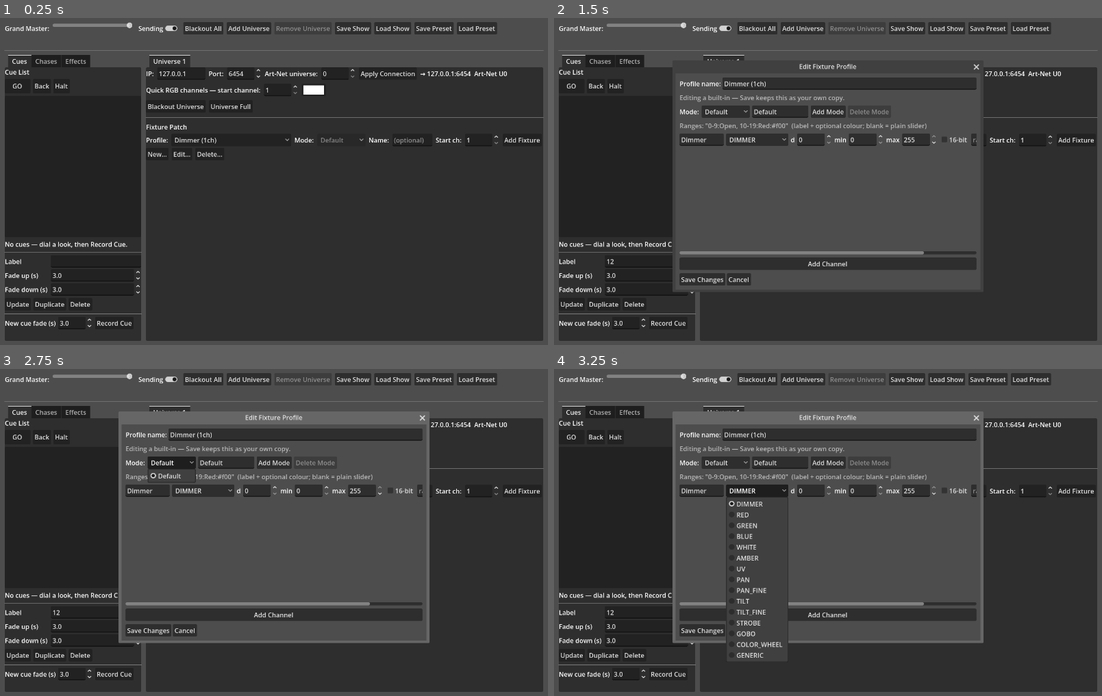
Above: before the commit, frames 1-4 (two rows, left to right).
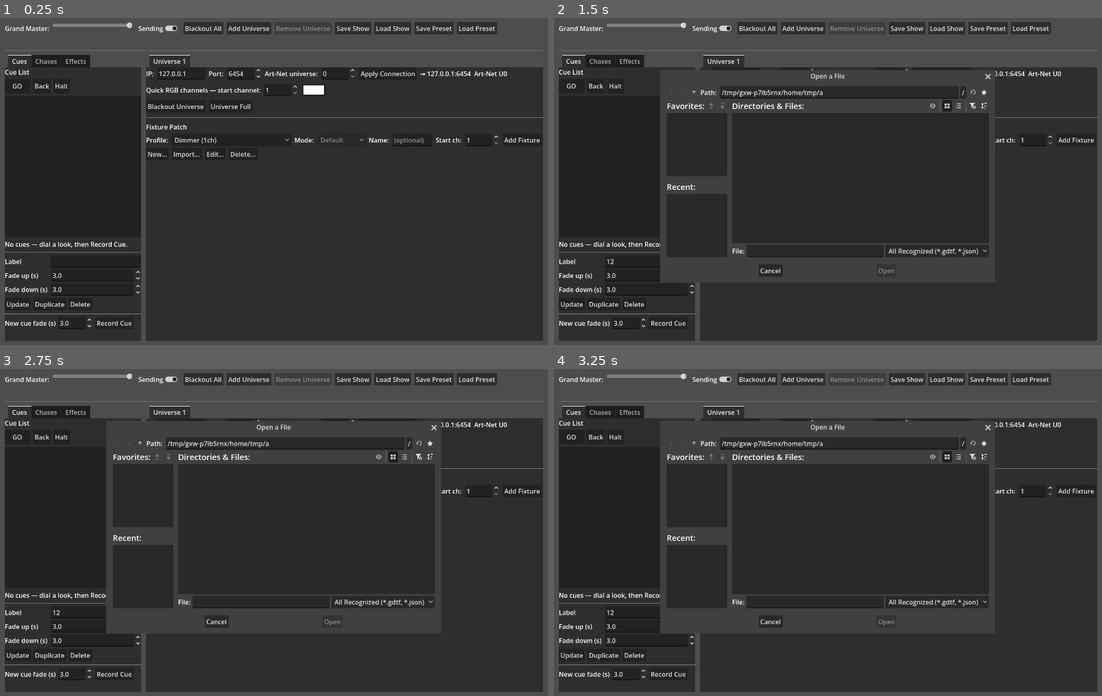
Above: after the commit, the same moments.

Repository: KonajuGames/slight-dmx-controller
Game: Godot game, scene res://main.tscn
Two runs of this game, one before a commit and one after it. Both use one fixed random seed, a clock stepped at 60 frames per second and the inputs below.
Inputs (mouse positions are in pixels of both pictures, inside the frame that each line leads up to):
- Up to frame 1 (0.25 s): no input
- Up to frame 2 (1.5 s): click (652, 259) at 0.52 s; type "12" at 0.6 s; click (740, 155) at 1.25 s, where only the run after the commit has a clickable "Import..."
- Up to frame 3 (2.75 s): click (169, 463) at 2 s, where only the run before the commit has a clickable "Default"
- Up to frame 4 (3.25 s): click (756, 489) at 2.75 s, where only the run before the commit has a clickable "DIMMER"

The runs differ from the first frame. In frame 1, 0.1% of the frame differs, in the area x 31-47%, y 40-43%; in frame 2, 26%; in frame 3, 29%, in the area x 19-81%, y 12-84%; in frame 4, 26%.

Commit message:
Add import of GDTF and OFL fixture definitions

Diff:
--- a/dmx_controller.gd
+++ b/dmx_controller.gd
@@ -370,10 +370,57 @@
 	match action:
 		"new":
 			_open_profile_dialog(null)
+		"import":
+			_import_profile()
 		"edit":
 			_open_profile_dialog(profile)
 		"delete":
 			_delete_profile(profile)
+
+
+## Pick a .gdtf or Open Fixture Library .json and add it as a custom
+## profile (opened in the editor afterwards for review).
+func _import_profile() -> void:
+	var fd := FileDialog.new()
+	fd.title = "Import Fixture Definition (GDTF / Open Fixture Library)"
+	fd.file_mode = FileDialog.FILE_MODE_OPEN_FILE
+	fd.access = FileDialog.ACCESS_FILESYSTEM
+	fd.add_filter("*.gdtf", "GDTF fixture")
+	fd.add_filter("*.json", "Open Fixture Library JSON")
+	fd.use_native_dialog = true
+	add_child(fd)
+	fd.file_selected.connect(func(path: String):
+		_do_import(path)
+		fd.queue_free()
+	)
+	fd.canceled.connect(func(): fd.queue_free())
+	fd.popup_centered_ratio(0.6)
+
+
+func _do_import(path: String) -> void:
+	var res := FixtureImport.from_path(path)
+	if res.has("error"):
+		status_label.text = "Import failed: %s" % res["error"]
+		return
+
+	var profile: FixtureProfile = res["profile"]
+	var base_id := _safe_profile_id(profile.id if profile.id.strip_edges() != "" else profile.profile_name)
+	profile.id = base_id if not _id_in_use(base_id) else _unique_profile_id(base_id)
+
+	var f := FileAccess.open(PROFILES_DIR + "/%s.json" % profile.id, FileAccess.WRITE)
+	if f:
+		f.store_string(JSON.stringify(profile.to_dict()))
+		f.close()
+	available_profiles.append(profile)
+	_refresh_all_profile_options(true)
+
+	var warns: Array = res.get("warnings", [])
+	var msg := "Imported '%s' — %d mode(s), %d ch." % [
+		profile.profile_name, profile.mode_count(), profile.channel_count(0)]
+	if not warns.is_empty():
+		msg += "  %d approximation(s); check it in Edit..." % warns.size()
+		push_warning("Fixture import notes:\n- " + "\n- ".join(warns))
+	status_label.text = msg
 
 
 ## Confirm, then delete a custom profile's file (reverting to the built-in
--- /dev/null
+++ b/fixture_import.gd
@@ -0,0 +1,477 @@
+class_name FixtureImport
+extends RefCounted
+## Imports external fixture definitions into `FixtureProfile`:
+##   - GDTF  — a ".gdtf" ZIP holding "description.xml" (DIN SPEC 15800 /
+##     GDTF-Share downloads).
+##   - Open Fixture Library — a single-fixture ".json" (the "Download as
+##     JSON" button on open-fixture-library.org, or a raw file from the
+##     project's GitHub).
+##
+## Best-effort: channels that don't map cleanly become GENERIC and a
+## `warnings` list explains what was approximated.
+##
+## Every entry point returns either
+##   { "profile": FixtureProfile, "warnings": Array[String] }
+## or
+##   { "error": String }.
+
+const _MAX_FOOTPRINT := 512
+
+
+static func from_path(path: String) -> Dictionary:
+	if not FileAccess.file_exists(path):
+		return {"error": "File not found."}
+	var low := path.to_lower()
+	if low.ends_with(".gdtf"):
+		return _from_gdtf_path(path)
+	if low.ends_with(".json"):
+		var f := FileAccess.open(path, FileAccess.READ)
+		var parsed = JSON.parse_string(f.get_as_text())
+		f.close()
+		if not (parsed is Dictionary):
+			return {"error": "Not a JSON object."}
+		if parsed.has("availableChannels"):
+			return from_ofl(parsed)
+		if parsed.has("modes") or parsed.has("channels"):
+			return {"profile": FixtureProfile.from_dict(parsed), "warnings": []}
+		return {"error": "Unrecognised JSON (expected an Open Fixture Library fixture)."}
+	return {"error": "Unsupported file type — need .gdtf or .json."}
+
+
+# ============================================================ SHARED ==
+
+static func _role_for(raw: String) -> String:
+	var s := raw.to_lower()
+	if "dimmer" in s or "intensity" in s or s == "master" or "master dim" in s:
+		return "DIMMER"
+	if "coloradd_r" in s or "colorrgb_red" in s or s == "red" or s == "r":
+		return "RED"
+	if "coloradd_g" in s or "colorrgb_green" in s or s == "green" or s == "g":
+		return "GREEN"
+	if "coloradd_b" in s or "colorrgb_blue" in s or s == "blue" or s == "b":
+		return "BLUE"
+	if "coloradd_w" in s or s == "white" or s == "w" or "warm white" in s or "cool white" in s:
+		return "WHITE"
+	if "coloradd_a" in s or s == "amber" or s == "a":
+		return "AMBER"
+	if "coloradd_uv" in s or s == "uv" or "ultraviolet" in s:
+		return "UV"
+	if "pan" in s and "span" not in s:
+		return "PAN"
+	if "tilt" in s:
+		return "TILT"
+	if "gobo" in s:
+		return "GOBO"
+	if "color" in s and ("wheel" in s or "macro" in s or "1" in s):
+		return "COLOR_WHEEL"
+	if "cto" in s or "ctb" in s or "ctc" in s or "colortemp" in s:
+		return "COLOR_WHEEL"
+	if "strob" in s or "shutter" in s:
+		return "STROBE"
+	return "GENERIC"
+
+
+static func _fine_role(coarse_role: String) -> String:
+	match coarse_role:
+		"PAN": return "PAN_FINE"
+		"TILT": return "TILT_FINE"
+		_: return "GENERIC"
+
+
+static func _safe_id_hint(s: String) -> String:
+	var out := ""
+	for ch in s.to_lower():
+		if (ch >= "a" and ch <= "z") or (ch >= "0" and ch <= "9"):
+			out += ch
+		elif ch == " " or ch == "-" or ch == "_" or ch == "/":
+			out += "_"
+	while out.begins_with("_"):
+		out = out.substr(1)
+	while out.ends_with("_"):
+		out = out.substr(0, out.length() - 1)
+	return out if out != "" else "imported"
+
+
+static func _srgb_gamma(c: float) -> float:
+	c = clampf(c, 0.0, 1.0)
+	if c <= 0.0031308:
+		return 12.92 * c
+	return 1.055 * pow(c, 1.0 / 2.4) - 0.055
+
+
+## CIE "x,y,Y" (GDTF ColorCIE) -> "#rrggbb", or "" if unusable.
+static func _cie_to_hex(cie: String) -> String:
+	var parts := cie.strip_edges().split(",")
+	if parts.size() < 3:
+		return ""
+	var x := float(parts[0])
+	var y := float(parts[1])
+	var big_y := float(parts[2]) / 100.0
+	if y <= 0.0001:
+		return ""
+	big_y = clampf(big_y, 0.05, 1.0)  # keep swatches visible
+	var xf := (x / y) * big_y
+	var zf := ((1.0 - x - y) / y) * big_y
+	var r := 3.2406 * xf - 1.5372 * big_y - 0.4986 * zf
+	var g := -0.9689 * xf + 1.8758 * big_y + 0.0415 * zf
+	var b := 0.0557 * xf - 0.2040 * big_y + 1.0570 * zf
+	var col := Color(_srgb_gamma(r), _srgb_gamma(g), _srgb_gamma(b))
+	return "#" + col.to_html(false)
+
+
+# ============================================================== GDTF ==
+
+static func _from_gdtf_path(path: String) -> Dictionary:
+	var zip := ZIPReader.new()
+	if zip.open(path) != OK:
+		return {"error": "Can't open .gdtf (not a ZIP archive?)."}
+	if not zip.file_exists("description.xml"):
+		zip.close()
+		return {"error": "No description.xml inside the .gdtf archive."}
+	var xml := zip.read_file("description.xml")
+	zip.close()
+	return from_gdtf_xml(xml)
+
+
+static func from_gdtf_xml(xml: PackedByteArray) -> Dictionary:
+	var root := _parse_xml(xml)
+	var ft = _kid(_kid(root, "GDTF"), "FixtureType")
+	if ft == null:
+		return {"error": "description.xml has no <FixtureType>."}
+
+	var warnings: Array = []
+	var maker := String(ft["attrs"].get("Manufacturer", ""))
+	var model := String(ft["attrs"].get("LongName", ft["attrs"].get("Name", "GDTF Fixture")))
+	var fixture_name := (maker + " " + model).strip_edges() if maker != "" else model
+
+	var wheels := _gdtf_wheels(ft)
+
+	var modes_node = _kid(ft, "DMXModes")
+	var mode_nodes := _kids(modes_node, "DMXMode")
+	if mode_nodes.is_empty():
+		return {"error": "No <DMXMode> found."}
+
+	var modes: Array = []
+	for mn in mode_nodes:
+		modes.append(_gdtf_mode(mn, wheels, warnings))
+
+	var id := _safe_id_hint(fixture_name)
+	var profile := FixtureProfile.new(id, fixture_name, [], modes)
+	return {"profile": profile, "warnings": warnings}
+
+
+static func _gdtf_wheels(ft) -> Dictionary:
+	var out := {}
+	var wheels_node = _kid(ft, "Wheels")
+	if wheels_node == null:
+		return out
+	for w in _kids(wheels_node, "Wheel"):
+		var slots: Array = []
+		for s in _kids(w, "Slot"):
+			slots.append({
+				"name": String(s["attrs"].get("Name", "")),
+				"color": _cie_to_hex(String(s["attrs"].get("Color", ""))),
+			})
+		out[String(w["attrs"].get("Name", ""))] = slots
+	return out
+
+
+static func _dmx_int(v: String) -> int:
+	# GDTF DMXValue is "value/bytes" (e.g. "10/1", "32768/2"). Take value.
+	return int(v.split("/")[0])
+
+
+static func _gdtf_default(dc, funcs: Array) -> int:
+	var chosen = null
+	var initial := String(dc["attrs"].get("InitialFunction", ""))
+	if initial != "":
+		var want := initial.get_slice(".", initial.get_slice_count(".") - 1)
+		for cf in funcs:
+			if String(cf["attrs"].get("Name", "")) == want:
+				chosen = cf
+				break
+	if chosen == null and not funcs.is_empty():
+		chosen = funcs[0]
+	if chosen == null:
+		return 0
+	var d := String(chosen["attrs"].get("Default", "0/1"))
+	return _dmx_int(d)
+
+
+static func _gdtf_mode(mn, wheels: Dictionary, warnings: Array) -> Dictionary:
+	var mode_name := String(mn["attrs"].get("Name", "Mode"))
+	var dmx_channels := _kids(_kid(mn, "DMXChannels"), "DMXChannel")
+
+	var slots := {}   # 1-based offset -> channel dict
+	var footprint := 0
+
+	for dc in dmx_channels:
+		var offset_str := String(dc["attrs"].get("Offset", "")).strip_edges()
+		if offset_str == "" or offset_str.to_lower() == "none":
+			continue  # virtual channel — no DMX footprint
+		var offs: Array = []
+		for tok in offset_str.split(","):
+			var n := int(tok.strip_edges())
+			if n >= 1 and n <= _MAX_FOOTPRINT:
+				offs.append(n)
+		if offs.is_empty():
+			continue
+
+		var funcs: Array = []
+		var attr := ""
+		for lc in _kids(dc, "LogicalChannel"):
+			if attr == "":
+				attr = String(lc["attrs"].get("Attribute", ""))
+			for cf in _kids(lc, "ChannelFunction"):
+				funcs.append(cf)
+		if attr == "" and not funcs.is_empty():
+			attr = String(funcs[0]["attrs"].get("Attribute", ""))
+
+		var role := _role_for(attr)
+		var cname := attr if attr != "" else "Ch %d" % offs[0]
+		var dval := _gdtf_default(dc, funcs)
+		var is16 := dval > 255 or offs.size() >= 2
+		var coarse_default := (dval >> 8) if dval > 255 else dval
+		var fine_default := (dval & 0xFF) if dval > 255 else 0
+
+		var ranges: Array = []
+		if funcs.size() > 1 or role == "COLOR_WHEEL" or role == "GOBO":
+			for fi in range(funcs.size()):
+				var cf = funcs[fi]
+				var lo := _dmx_int(String(cf["attrs"].get("DMXFrom", "0/1")))
+				var hi := 255
+				if fi + 1 < funcs.size():
+					hi = maxi(lo, _dmx_int(String(funcs[fi + 1]["attrs"].get("DMXFrom", "255/1"))) - 1)
+				var color := ""
+				var wname := String(cf["attrs"].get("Wheel", ""))
+				if wname != "" and wheels.has(wname):
+					var wsi := int(cf["attrs"].get("WheelSlotIndex", "0"))
+					var ws: Array = wheels[wname]
+					if wsi >= 1 and wsi <= ws.size():
+						color = String(ws[wsi - 1].get("color", ""))
+				ranges.append({
+					"lo": lo, "hi": hi,
+					"label": String(cf["attrs"].get("Name", "%d-%d" % [lo, hi])),
+					"color": color,
+				})
+
+		slots[offs[0]] = {
+			"name": cname, "role": role,
+			"default": clampi(coarse_default, 0, 255), "fine": false, "ranges": ranges,
+		}
+		footprint = maxi(footprint, offs[0])
+		for k in range(1, offs.size()):
+			slots[offs[k]] = {
+				"name": "%s fine" % cname, "role": _fine_role(role),
+				"default": clampi(fine_default if k == 1 else 0, 0, 255),
+				"fine": true, "ranges": [],
+			}
+			footprint = maxi(footprint, offs[k])
+
+	var channels: Array = []
+	for off in range(1, footprint + 1):
+		if slots.has(off):
+			channels.append(slots[off])
+		else:
+			channels.append({"name": "Ch %d" % off, "role": "GENERIC", "default": 0, "fine": false, "ranges": []})
+			warnings.append("%s: DMX channel %d not defined, left as GENERIC" % [mode_name, off])
+	return {"name": mode_name, "channels": channels}
+
+
+# =============================================== Open Fixture Library ==
+
+static func _ofl_num(v) -> int:
+	if v is String:
+		var s: String = v
+		if s.ends_with("%"):
+			return clampi(int(round(float(s.substr(0, s.length() - 1)) * 2.55)), 0, 255)
+		return clampi(int(s), 0, 255)
+	return clampi(int(v), 0, 255)
+
+
+static func _ofl_wheel_kind(slots: Array) -> String:
+	for sl in slots:
+		var t := String(sl.get("type", "")).to_lower()
+		if t.begins_with("gobo"):
+			return "GOBO"
+		if t == "color":
+			return "COLOR_WHEEL"
+	return ""
+
+
+static func _ofl_role(cname: String, cdef: Dictionary, wheels: Dictionary) -> String:
+	var caps: Array = cdef.get("capabilities", [])
+	if caps.is_empty() and cdef.has("capability"):
+		caps = [cdef["capability"]]
+
+	for cap in caps:
+		var t := String(cap.get("type", ""))
+		match t:
+			"Intensity": return "DIMMER"
+			"Pan", "PanContinuous": return "PAN"
+			"Tilt", "TiltContinuous": return "TILT"
+			"ShutterStrobe": return "STROBE"
+			"ColorIntensity":
+				return _role_for(String(cap.get("color", cname)))
+			"WheelSlot", "WheelShake", "WheelSlotRotation", "WheelRotation":
+				var wn := String(cap.get("wheel", cname))
+				if wheels.has(wn):
+					var k := _ofl_wheel_kind(wheels[wn].get("slots", []))
+					if k != "":
+						return k
+	if wheels.has(cname):
+		var k2 := _ofl_wheel_kind(wheels[cname].get("slots", []))
+		if k2 != "":
+			return k2
+	return _role_for(cname)
+
+
+static func _ofl_cap_label(cap: Dictionary, wheel_slots: Array) -> String:
+	if cap.has("comment"):
+		return String(cap["comment"])
+	var t := String(cap.get("type", ""))
+	if cap.has("slotNumber"):
+		var n := int(cap["slotNumber"])
+		if n >= 1 and n <= wheel_slots.size():
+			var nm := String(wheel_slots[n - 1].get("name", ""))
+			if nm != "":
+				return nm
+		return "Slot %d" % n
+	if cap.has("effectName"):
+		return String(cap["effectName"])
+	if cap.has("color"):
+		return String(cap["color"])
+	if t == "NoFunction":
+		return "—"
+	return t if t != "" else "Range"
+
+
+static func _ofl_cap_color(cap: Dictionary, wheel_slots: Array) -> String:
+	if cap.has("colors") and cap["colors"] is Array and not cap["colors"].is_empty():
+		return String(cap["colors"][0])
+	if cap.has("color"):
+		var c := Color.from_string(String(cap["color"]), Color.TRANSPARENT)
+		if c != Color.TRANSPARENT:
+			return String(cap["color"])
+	if cap.has("slotNumber"):
+		var n := int(cap["slotNumber"])
+		if n >= 1 and n <= wheel_slots.size():
+			var sc = wheel_slots[n - 1].get("colors", [])
+			if sc is Array and not sc.is_empty():
+				return String(sc[0])
+	return ""
+
+
+static func _ofl_channel(cname: String, cdef: Dictionary, wheels: Dictionary, warnings: Array) -> Dictionary:
+	var caps: Array = cdef.get("capabilities", [])
+	if caps.is_empty() and cdef.has("capability"):
+		caps = [cdef["capability"]]
+
+	var role := _ofl_role(cname, cdef, wheels)
+
+	# find the wheel this channel drives, for slot names / colours
+	var wheel_slots: Array = []
+	if wheels.has(cname):
+		wheel_slots = wheels[cname].get("slots", [])
+	else:
+		for cap in caps:
+			if cap.has("wheel") and wheels.has(String(cap["wheel"])):
+				wheel_slots = wheels[String(cap["wheel"])].get("slots", [])
+				break
+
+	var ranges: Array = []
+	if caps.size() > 1:
+		for cap in caps:
+			var dr = cap.get("dmxRange", null)
+			if not (dr is Array) or dr.size() != 2:
+				continue
+			ranges.append({
+				"lo": int(dr[0]), "hi": int(dr[1]),
+				"label": _ofl_cap_label(cap, wheel_slots),
+				"color": _ofl_cap_color(cap, wheel_slots),
+			})
+
+	return {
+		"name": cname, "role": role,
+		"default": _ofl_num(cdef.get("defaultValue", 0)),
+		"fine": false, "ranges": ranges,
+	}
+
+
+static func from_ofl(d: Dictionary) -> Dictionary:
+	var warnings: Array = []
+	var fixture_name := String(d.get("name", "Imported Fixture"))
+	var available: Dictionary = d.get("availableChannels", {})
+	var wheels: Dictionary = d.get("wheels", {})
+
+	# fine-channel alias -> its coarse channel name
+	var fine_of := {}
+	for cn in available.keys():
+		for fa in available[cn].get("fineChannelAliases", []):
+			fine_of[String(fa)] = cn
+
+	var modes: Array = []
+	for m in d.get("modes", []):
+		var mch: Array = []
+		for entry in m.get("channels", []):
+			if entry == null:
+				mch.append({"name": "Unused", "role": "GENERIC", "default": 0, "fine": false, "ranges": []})
+			elif entry is String:
+				if fine_of.has(entry):
+					var coarse: String = fine_of[entry]
+					var cr := _ofl_role(coarse, available.get(coarse, {}), wheels)
+					mch.append({"name": entry, "role": _fine_role(cr), "default": 0, "fine": true, "ranges": []})
+				elif available.has(entry):
+					mch.append(_ofl_channel(entry, available[entry], wheels, warnings))
+				else:
+					mch.append({"name": String(entry), "role": "GENERIC", "default": 0, "fine": false, "ranges": []})
+					warnings.append("Channel '%s' is not in availableChannels" % entry)
+			else:
+				mch.append({"name": "Matrix", "role": "GENERIC", "default": 0, "fine": false, "ranges": []})
+				warnings.append("Matrix / template channels are imported as GENERIC")
+		modes.append({"name": String(m.get("name", "Mode")), "channels": mch})
+
+	if modes.is_empty():
+		return {"error": "The OFL fixture has no modes."}
+
+	var profile := FixtureProfile.new(_safe_id_hint(fixture_name), fixture_name, [], modes)
+	return {"profile": profile, "warnings": warnings}
+
+
+# ============================================== tiny XML tree helper ==
+# { "name": String, "attrs": Dictionary, "children": Array } nodes.
+
+static func _parse_xml(bytes: PackedByteArray) -> Dictionary:
+	var parser := XMLParser.new()
+	if parser.open_buffer(bytes) != OK:
+		return {"name": "", "attrs": {}, "children": []}
+	var root := {"name": "", "attrs": {}, "children": []}
+	var stack: Array = [root]
+	while parser.read() == OK:
+		match parser.get_node_type():
+			XMLParser.NODE_ELEMENT:
+				var node := {"name": parser.get_node_name(), "attrs": {}, "children": []}
+				for i in range(parser.get_attribute_count()):
+					node["attrs"][parser.get_attribute_name(i)] = parser.get_attribute_value(i)
+				stack[stack.size() - 1]["children"].append(node)
+				if not parser.is_empty():
+					stack.append(node)
+			XMLParser.NODE_ELEMENT_END:
+				if stack.size() > 1:
+					stack.pop_back()
+	return root
+
+
+static func _kids(node, name: String) -> Array:
+	var out: Array = []
+	if node == null:
+		return out
+	for c in node.get("children", []):
+		if c["name"] == name:
+			out.append(c)
+	return out
+
+
+static func _kid(node, name: String):
+	var k := _kids(node, name)
+	return k[0] if not k.is_empty() else null
--- a/universe_panel.gd
+++ b/universe_panel.gd
@@ -279,6 +279,11 @@
 	new_profile_btn.pressed.connect(func(): _profile_action("new"))
 	add_row.add_child(new_profile_btn)
 
+	var import_profile_btn := Button.new()
+	import_profile_btn.text = "Import..."
+	import_profile_btn.pressed.connect(func(): _profile_action("import"))
+	add_row.add_child(import_profile_btn)
+
 	var edit_profile_btn := Button.new()
 	edit_profile_btn.text = "Edit..."
 	edit_profile_btn.pressed.connect(func(): _profile_action("edit"))
@@ -317,8 +322,8 @@
 func _profile_action(action: String) -> void:
 	if not profile_action_cb.is_valid():
 		return
-	if action == "new":
-		profile_action_cb.call("new", null)
+	if action == "new" or action == "import":
+		profile_action_cb.call(action, null)
 	else:
 		var p := _selected_profile()
 		if p:
Not shown, added: fixture_import.gd.uid
